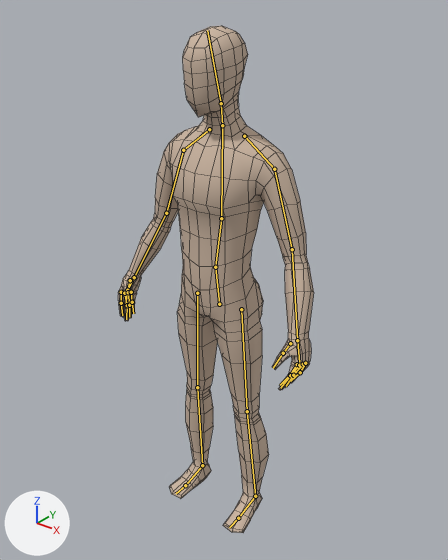
An edit to the Blender file RPG Tutorial/Assets/Gfx/Models/Player.blend, drawn before and after from the same camera.
Before and after are seen from a 50 mm lens placed at (1.285, -1.577, 2.026), pointed at (0.055, -0.039, 1.073). The axes (+X, +Y, +Z) are drawn at lower left. The lights are the same throughout. The bones that bend it are drawn over the model as lines. Mesh edges are drawn as thin lines.
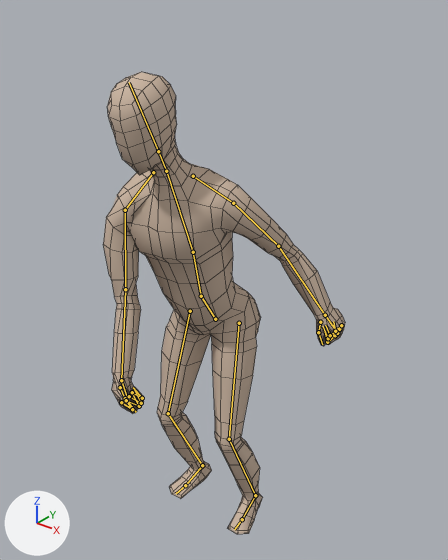
The newer file adds an action. The first version stands in its rest pose; the second is drawn at frame 14 of the action 'Attack_01'.

What the commit changed:
Bone 'Hips' (bone_hips) moves from (0.0, 0.0, 0.0) to (-0.001, -0.05, 0.03).
Bone 'Hips' (bone_hips) turns from (0, 0, 0) to (27, 9, 1) degrees about its own x, y and z.
Bone 'Spine' (bone_spine) turns from (0, 0, 0) to (-7, 0, 2) degrees about its own x, y and z.
Bone 'Head' (bone_head) turns from (0, 0, 0) to (-11, 3, 0) degrees about its own x, y and z.
Bone 'Arm upper.L' (bone_arm_upper_l) turns from (0, 0, 0) to (-24, 7, -8) degrees about its own x, y and z.
Bone 'Arm lower.L' (bone_arm_lower_l) turns from (0, 0, 0) to (8, -4, 16) degrees about its own x, y and z.
Bone 'Thumb02.L' (bone_thumb02_l) turns from (0, 0, 0) to (-18, 25, 10) degrees about its own x, y and z.
Bone 'Fingers01.L' (bone_fingers01_l) turns from (0, 0, 0) to (4, -14, -28) degrees about its own x, y and z.
Bone 'Fingers02.L' (bone_fingers02_l) turns from (0, 0, 0) to (-17, -22, -124) degrees about its own x, y and z.
Bone 'Shoulder.R' (bone_shoulder_r) turns from (0, 0, 0) to (56, -28, -23) degrees about its own x, y and z.
Bone 'Arm upper.R' (bone_arm_upper_r) turns from (0, 0, 0) to (35, 69, 33) degrees about its own x, y and z.
Bone 'Arm lower.R' (bone_arm_lower_r) turns from (0, 0, 0) to (0, 42, 16) degrees about its own x, y and z.
Bone 'Hand.R' (bone_hand_r) turns from (0, 0, 0) to (-30, -56, -2) degrees about its own x, y and z.
Bone 'Thumb02.R' (bone_thumb02_r) turns from (0, 0, 0) to (-18, -25, -10) degrees about its own x, y and z.
Bone 'Fingers01.R' (bone_fingers01_r) turns from (0, 0, 0) to (4, 14, 28) degrees about its own x, y and z.
Bone 'Fingers02.R' (bone_fingers02_r) turns from (0, 0, 0) to (-17, 22, 124) degrees about its own x, y and z.
Bone 'Leg ik.L' (bone_leg_ik_l) moves from (0.0, 0.0, 0.0) to (0.0, 0.002, 0.0).
Bone 'Leg ik.L' (bone_leg_ik_l) turns from (0, 0, 0) to (0, 0, -7) degrees about its own x, y and z.

Pixel boxes (x1, y1, x2, y2) of what changed, in the pictures (448 x 560 px):
'Cylinder', posed (23% wider, 9% shorter): before (118, 26, 314, 533); after (103, 72, 345, 534)
bone 'Hips', root to tip: before (219, 304) to (215, 267); after (215, 319) to (201, 296)
bone 'Spine', root to tip: before (215, 267) to (221, 218); after (201, 296) to (193, 252)
bone 'Head', root to tip: before (221, 103) to (207, 30); after (158, 151) to (129, 82)
bone 'Arm upper.L', root to tip: before (274, 169) to (292, 249); after (233, 203) to (278, 246)
bone 'Arm lower.L', root to tip: before (292, 249) to (297, 340); after (278, 246) to (325, 315)
bone 'Thumb02.L', root to tip: before (283, 353) to (273, 368); after (318, 332) to (322, 344)
bone 'Shoulder.R', root to tip: before (209, 129) to (183, 150); after (153, 172) to (125, 210)
bone 'Arm upper.R', root to tip: before (183, 150) to (166, 213); after (125, 210) to (125, 289)
bone 'Arm lower.R', root to tip: before (166, 213) to (134, 277); after (125, 289) to (121, 380)
bone 'Hand.R', root to tip: before (134, 277) to (126, 292); after (121, 380) to (127, 397)
bone 'Thumb02.R', root to tip: before (127, 290) to (125, 305); after (125, 398) to (136, 412)
